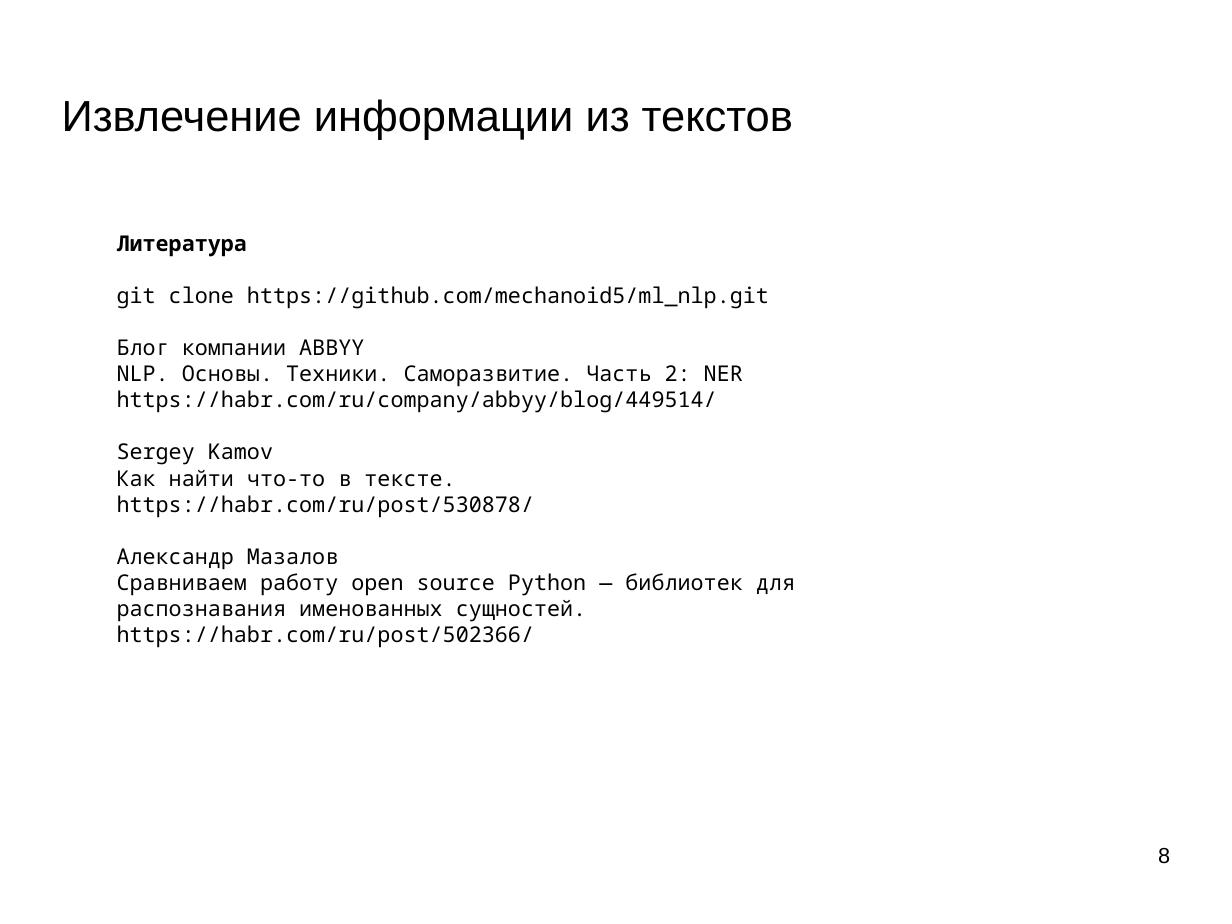
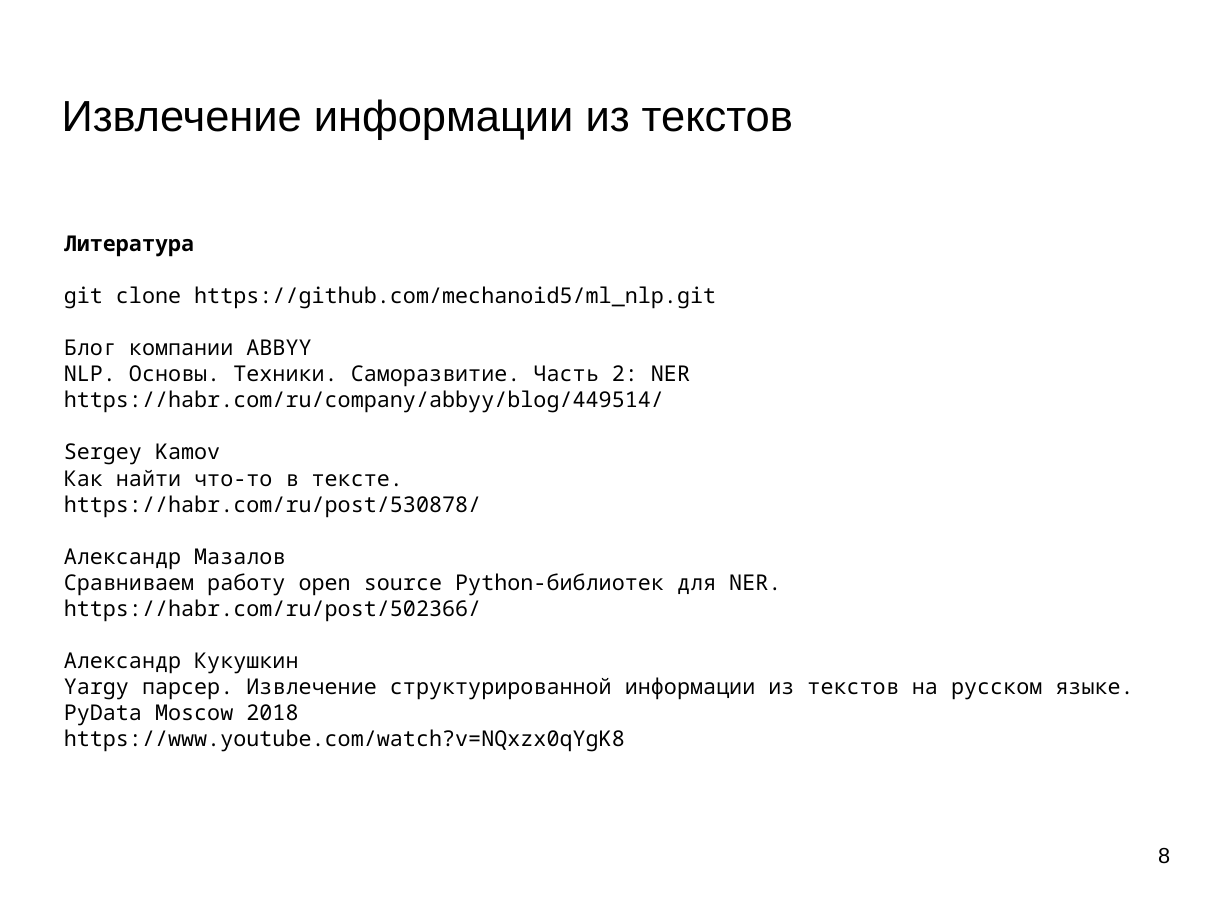
Before and after one commit to mechanoid5/ml_nlp_2022, a slide deck: slide 8 of 10-ner.odp. Drawn at 1232x924 pixels with LibreOffice and Linux fonts; fonts in the diff are those of the drawing; background and template pictures are left out. Boxes give left, top, right and bottom in pixels: in the first picture for what was removed or moved away, otherwise in the second. Text is boxed around its words. In the diff, an @@ line names an element or a change of style, - is before the commit and + after.

```diff
--- a/10-ner.odp
+++ b/10-ner.odp
@@ text "Литература": place and size @@
-text "Литература" at bbox=[117, 235, 795, 648]
+text "Литература" at bbox=[64, 235, 1133, 752]
@@ text at bbox=[64, 573, 781, 596]: text changed @@
-Сравниваем работу open source Python — библиотек для распознавания именованных сущностей.
+Сравниваем работу open source Python-библиотек для NER.
@@ text at bbox=[64, 652, 1133, 752]: paragraphs added @@
+Александр Кукушкин
+Yargy парсер. Извлечение структурированной информации из текстов на русском языке.
+PyData Moscow 2018
+https://www.youtube.com/watch?v=NQxzx0qYgK8
```
Also in this commit, not shown: 2 other slides changed, 1 slide added, 1 slide removed, 3 other files.
